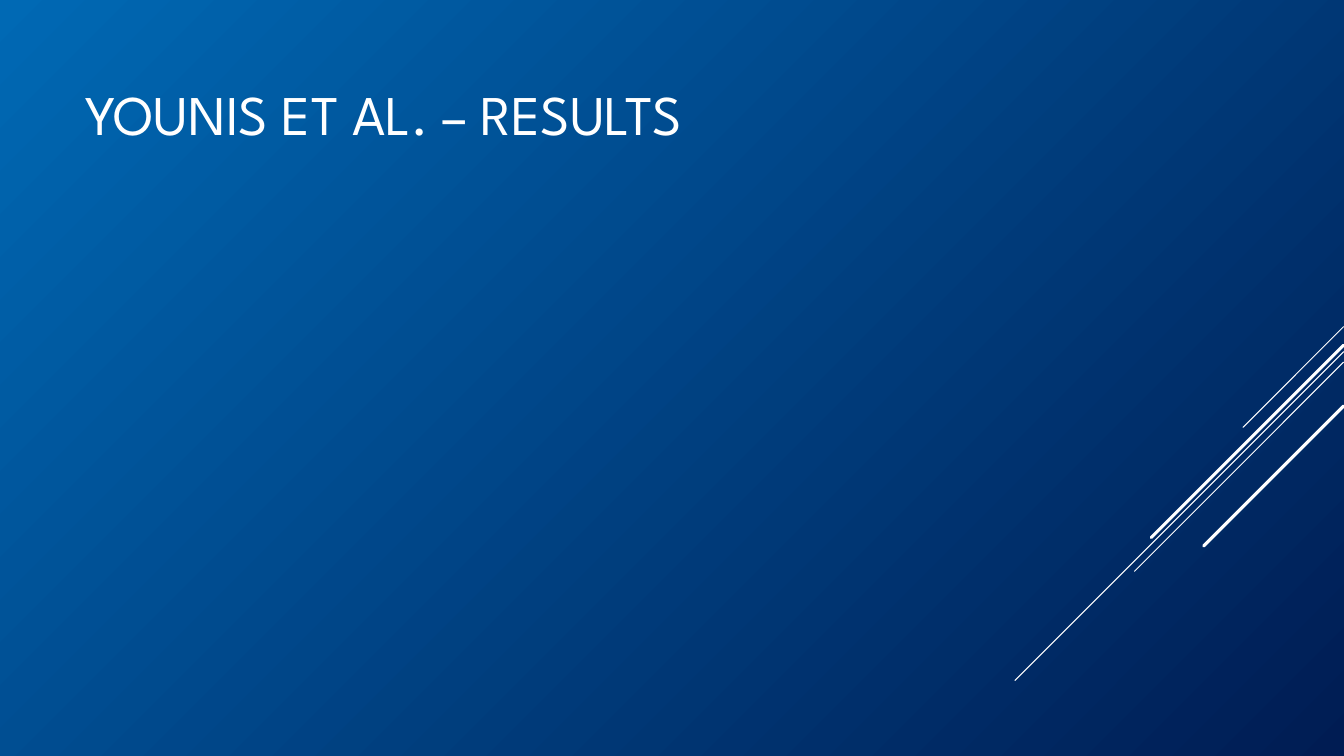
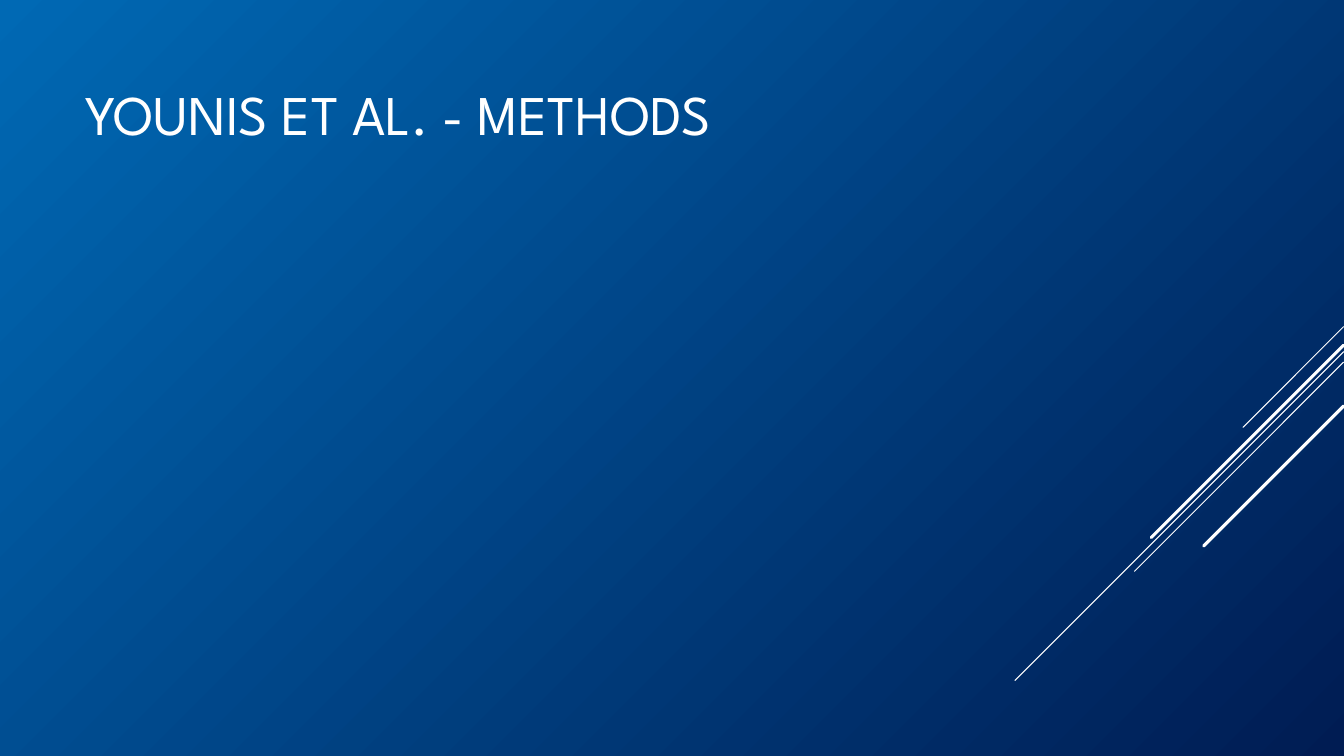
Before and after one commit to BenChurch/Winter2017, a slide deck: slide 16 of CISC848/BackgroundPentation/ChurchCISC848Background.pptx (slide 13 before the commit). Drawn at 1344x756 pixels with LibreOffice and Linux fonts; fonts in the diff are those of the drawing; grey boxes stand for pictures. Boxes give left, top, right and bottom in pixels: in the first picture for what was removed or moved away, otherwise in the second. Text is boxed around its words. In the diff, an @@ line names an element or a change of style, - is before the commit and + after.

Commit message:
CISC 848 - Background presentation, filled Younis slides

```diff
--- a/CISC848/BackgroundPentation/ChurchCISC848Background.pptx
+++ b/CISC848/BackgroundPentation/ChurchCISC848Background.pptx
@@ title at (86,97,711,136): text changed @@
-YOUNIS ET AL. – RESULTS
+YOUNIS ET AL. - METHODS
```
Also in this commit, not shown: 1 other slide changed, 6 slides added, 2 other files.
